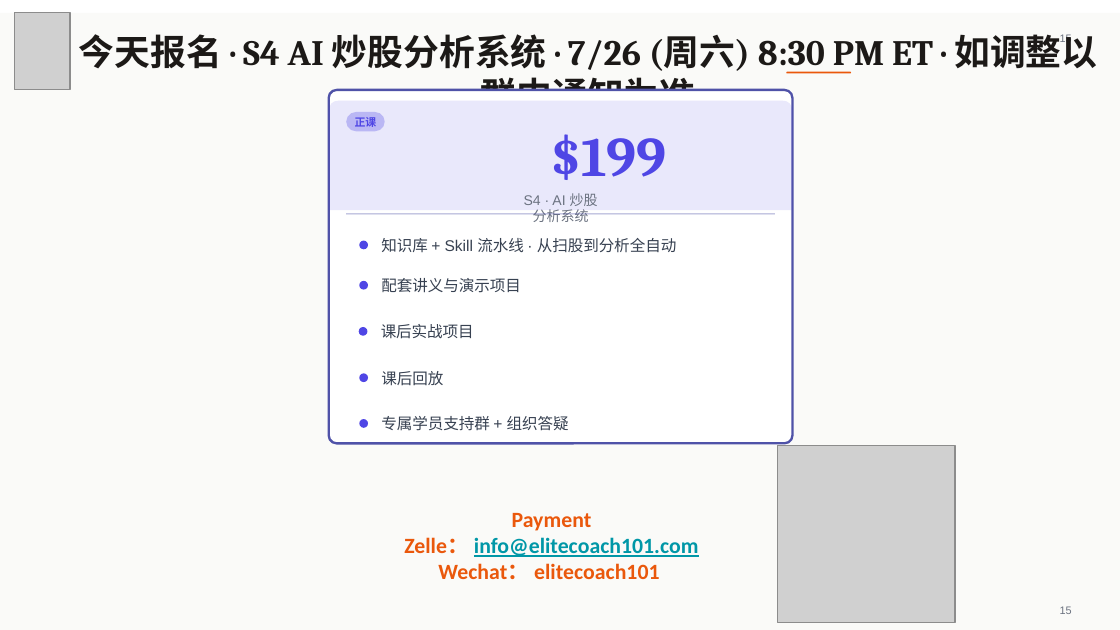
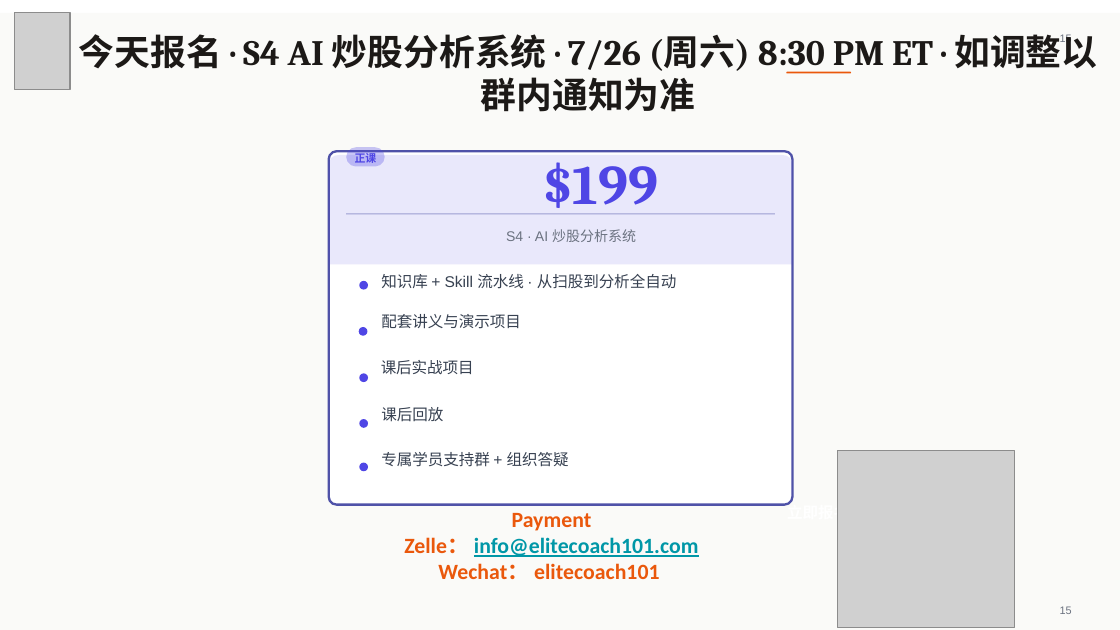
Before and after one commit to austinxyz/course-portal, a slide deck: slide 15 of dl/webinar-s4-stock-0717.pptx. Drawn at 1120x630 pixels with LibreOffice and Linux fonts; fonts in the diff are those of the drawing; grey boxes stand for pictures. Boxes give left, top, right and bottom in pixels: in the first picture for what was removed or moved away, otherwise in the second. Text is boxed around its words. In the diff, an @@ line names an element or a change of style, - is before the commit and + after.

```diff
--- a/dl/webinar-s4-stock-0717.pptx
+++ b/dl/webinar-s4-stock-0717.pptx
@@ 5 texts, 1 rounded rectangle: place and size @@
-5 texts, 1 rounded rectangle at <box>346,112,677,431</box>
+5 texts, 1 rounded rectangle at <box>346,147,677,467</box>
@@ text "$199" rewrapped from <box>551,134,667,180</box> to <box>542,152,658,214</box> @@
@@ rounded rectangle: place and size @@
-rounded rectangle at <box>328,90,792,444</box>
+rounded rectangle at <box>328,151,792,505</box>
@@ freeform shape: place and size @@
-freeform shape at <box>329,101,793,211</box>
+freeform shape at <box>329,155,793,264</box>
@@ text "正课": place and size @@
-text "正课" at <box>355,117,377,127</box>
+text "正课" at <box>355,151,377,163</box>
@@ text "S4 · AI 炒股分析系统" rewrapped from <box>524,193,598,222</box> to <box>506,229,636,242</box> @@
@@ ellipse: place and size @@
-ellipse at <box>360,241,368,250</box>
+ellipse at <box>360,463,368,472</box>
@@ picture: place and size @@
-picture at <box>777,446,955,623</box>
+picture at <box>838,450,1016,627</box>
@@ text added at <box>787,502,849,523</box>, 10 pt, text #FFFFFF, bold @@
+立即报名
```
Also in this commit, not shown: 6 other slides changed, 4 other files.
